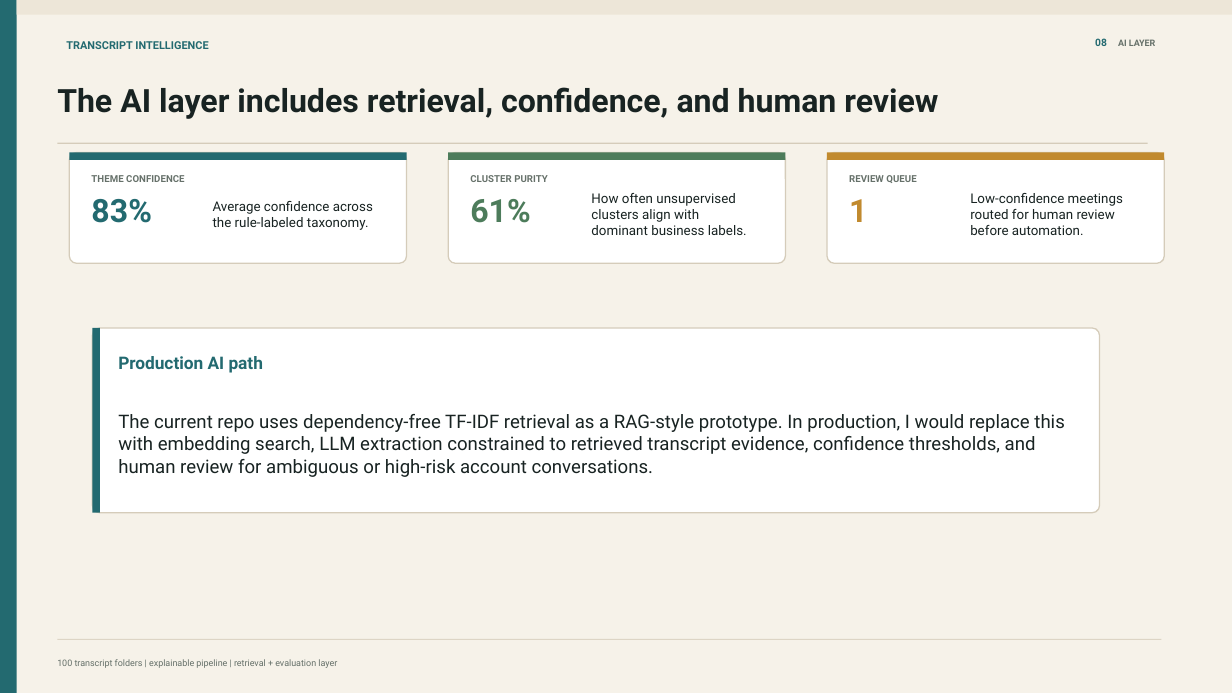
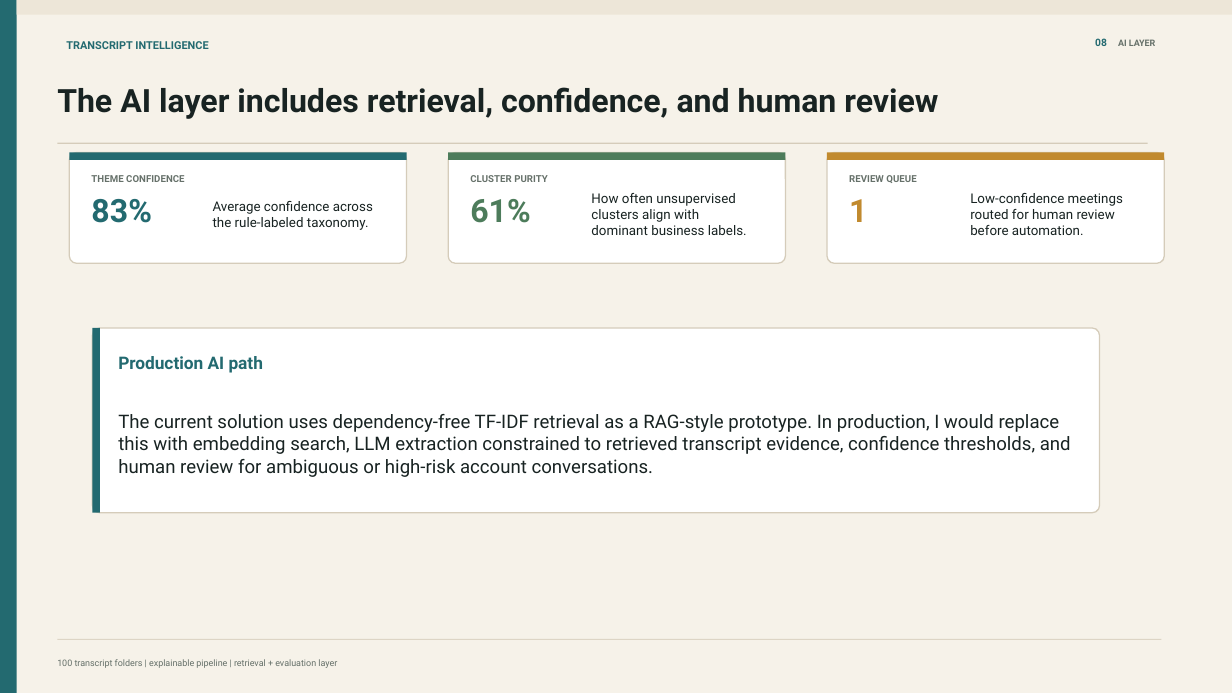
Before and after one commit to gsrikaveri123/transcript-intelligence, a slide deck: slide 9 of interview-assignment/deliverables/Transcript_Intelligence_Leadership_Deck.pptx. Drawn at 1232x693 pixels with LibreOffice and Linux fonts; fonts in the diff are those of the drawing. Boxes give left, top, right and bottom in pixels: in the first picture for what was removed or moved away, otherwise in the second. Text is boxed around its words. In the diff, an @@ line names an element or a change of style, - is before the commit and + after.

```diff
--- a/interview-assignment/deliverables/Transcript_Intelligence_Leadership_Deck.pptx
+++ b/interview-assignment/deliverables/Transcript_Intelligence_Leadership_Deck.pptx
@@ text at [118,414,1071,477]: text changed @@
-The current repo uses dependency-free TF-IDF retrieval as a RAG-style prototype. In production, I would replace this with embedding search, LLM extraction constrained to retrieved transcript evidence, confidence thresholds, and human review for ambiguous or high-risk account conversations.
+The current solution uses dependency-free TF-IDF retrieval as a RAG-style prototype. In production, I would replace this with embedding search, LLM extraction constrained to retrieved transcript evidence, confidence thresholds, and human review for ambiguous or high-risk account conversations.
```
Also in this commit, not shown: 6 other slides changed, 1 other file.
